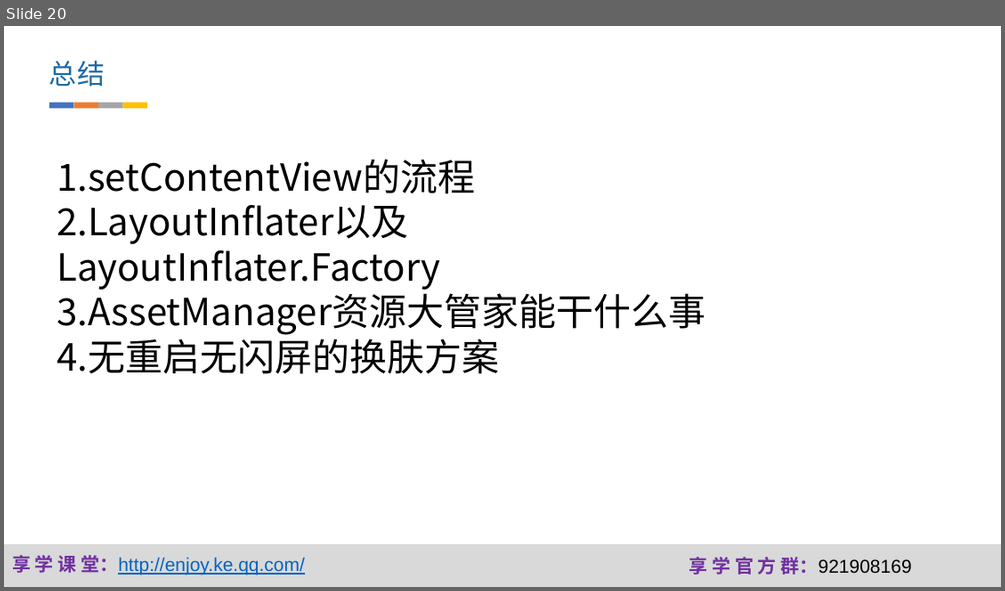
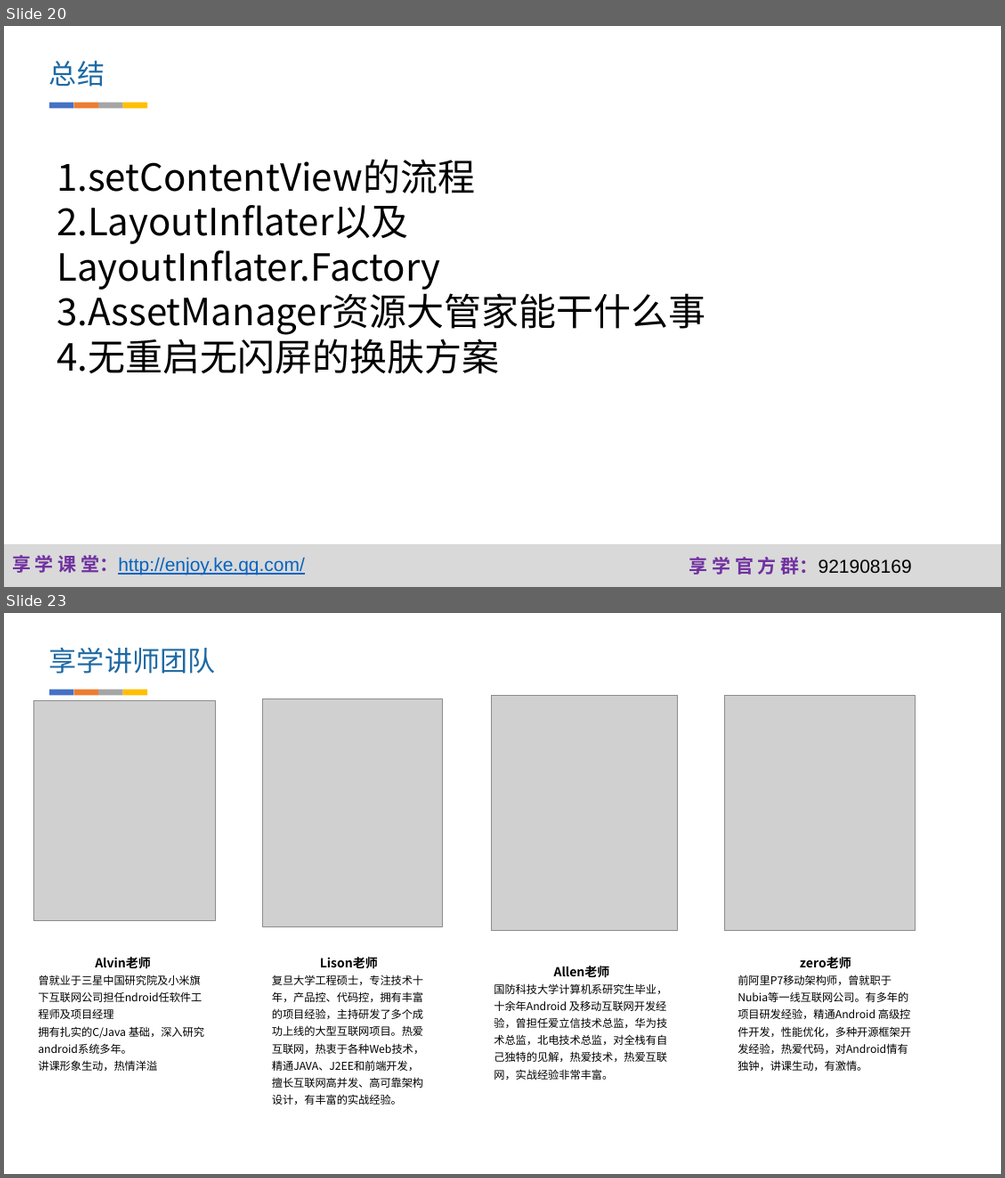
Before and after one commit to fanzhangvip/xiangxue, a slide deck: pre/跟着源码学换肤.pptx. Shown one above the other, each under a label of ours: slide 20 before the commit, slides 20 and 23 after it; the slides between them are not shown. The pictures are 1005x591 and 1005x1178 pixels, drawn with LibreOffice and Linux fonts; fonts in the diff are those of the drawing; grey boxes stand for pictures; background and template pictures are left out. Boxes give left, top, right and bottom in pixels: in the first picture for what was removed or moved away, otherwise in the second. Text is boxed around its words. In the diff, an @@ line names an element or a change of style, - is before the commit and + after.

```diff
--- a/pre/跟着源码学换肤.pptx
+++ b/pre/跟着源码学换肤.pptx
@@ slide 23 added at <box>4,613,1001,1174</box>, background #FFFFFF @@
@@ text added at <box>49,648,215,674</box>, 26.6 pt, text #1D69A3 @@
+享学讲师团队
@@ group added at <box>49,690,147,695</box>: 4 rectangles @@
@@ picture added at <box>34,700,215,921</box> @@
@@ picture added at <box>263,699,443,927</box> @@
@@ picture added at <box>492,695,678,931</box> @@
@@ picture added at <box>725,695,914,931</box> @@
@@ text added at <box>38,957,204,1070</box>, 10.5 pt, text #000000 @@
+Alvin老师
+曾就业于三星中国研究院及小米旗下互联网公司担任ndroid任软件工程师及项目经理
+拥有扎实的C/Java 基础，深入研究android系统多年。
+讲课形象生动，热情洋溢
@@ text added at <box>272,957,424,1104</box>, 10.5 pt, text #000000 @@
+Lison老师
+复旦大学工程硕士，专注技术十年，产品控、代码控，拥有丰富的项目经验，主持研发了多个成功上线的大型互联网项目。热爱互联网，热衷于各种Web技术，精通JAVA、J2EE和前端开发，擅长互联网高并发、高可靠架构设计，有丰富的实战经验。
@@ text added at <box>737,957,911,1070</box>, 10.5 pt, text #000000 @@
+zero老师
+前阿里P7移动架构师，曾就职于Nubia等一线互联网公司。有多年的项目研发经验，精通Android 高级控件开发，性能优化，多种开源框架开发经验，热爱代码，对Android情有独钟，讲课生动，有激情。
@@ text added at <box>494,965,667,1079</box>, 10.5 pt, text #000000 @@
+Allen老师
+国防科技大学计算机系研究生毕业， 十余年Android 及移动互联网开发经验，曾担任爱立信技术总监，华为技术总监，北电技术总监，对全栈有自己独特的见解，热爱技术，热爱互联网，实战经验非常丰富。
```
Also in this commit, not shown: 6 slides changed, 5 other slides added, 17 other files.
